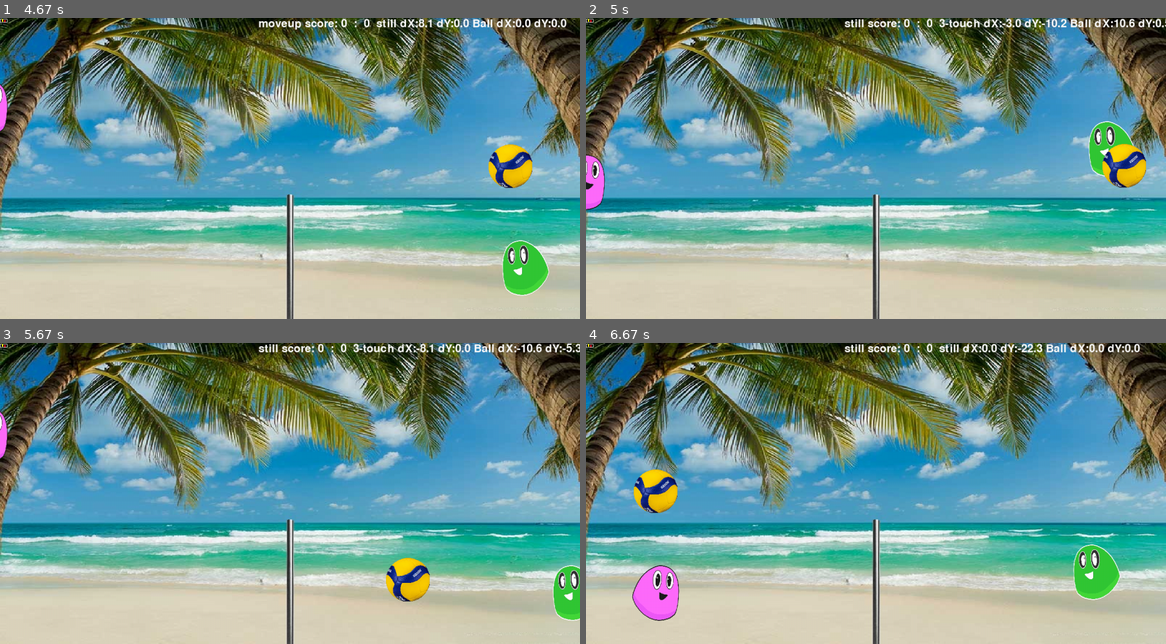
Above: before the commit, frames 1-4 (two rows, left to right).
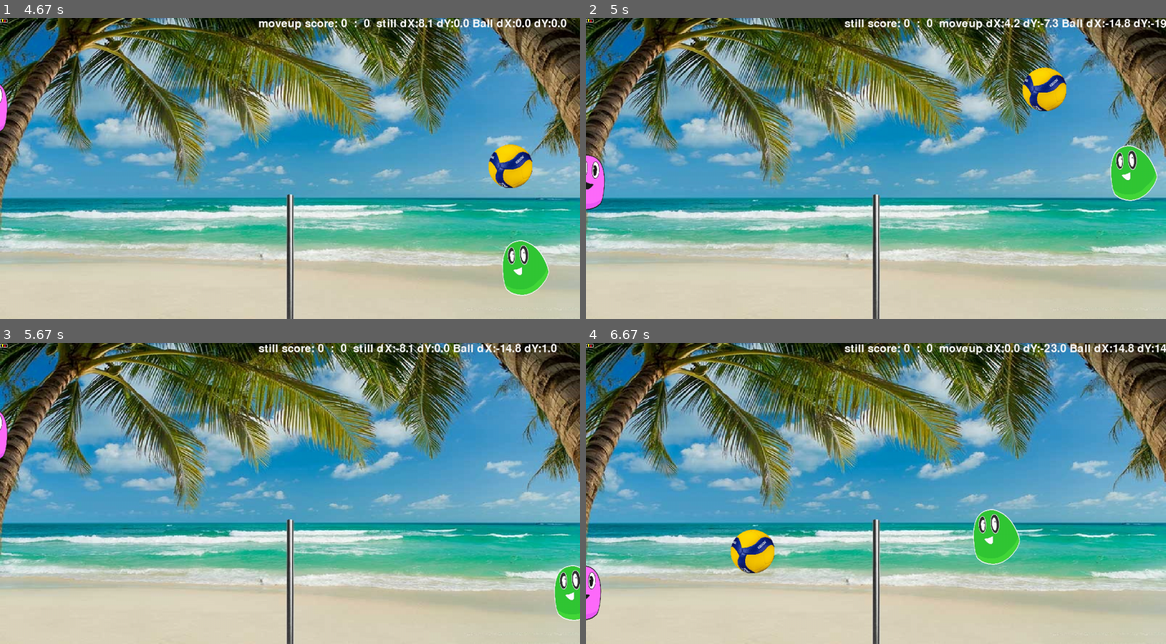
Above: after the commit, the same moments.

Repository: 3strategy/pygameBlobby
Game: pygame game, started from pyGameBlobby.py
The game is run twice, just before and just after one commit, with the same random seed, the same clock (stepped at 60 frames per second) and the same inputs.
Inputs:
- Up to frame 1 (4.67 s): hold Right 0.33-0.8 s; hold Up 0.83-1.13 s; hold Right 1.17-1.63 s; hold D 1.17-1.63 s; hold Left 1.67-2.2 s; hold A 1.67-2.2 s; tap C at 1.82, 3.22 s; hold Left 2.23-2.63 s; hold A 2.23-2.63 s; hold Up 2.67-3.03 s; hold Right 3.07-3.7 s; hold D 3.07-3.7 s; hold Left 3.73-4.2 s; hold A 3.73-4.2 s; hold Right from 4.23 s (still down); hold D from 4.23 s (still down)
- Up to frame 2 (5 s): release Right at 4.7 s; release D at 4.7 s; hold Up from 4.73 s (still down); tap C at 4.88 s
- Up to frame 3 (5.67 s): release Up at 5.03 s; hold Right 5.07-5.53 s; hold D 5.07-5.53 s; hold Left from 5.57 s (still down); hold A from 5.57 s (still down)
- Up to frame 4 (6.67 s): release Left at 6.1 s; release A at 6.1 s; hold Left 6.13-6.53 s; hold A 6.13-6.53 s; tap C at 6.28 s; hold Up from 6.57 s (still down)

Frame 1 is identical in both runs. In frame 2, 3.7% of the frame differs, in the area x 60-100%, y 0-61%; in frame 3, 1.9%; in frame 4, 6.3%, in the area x 0-100%, y 0-93%.

Commit message:
Lesson 7.1 Improve sticky ball (collision problem): Better use of inheritance and references to objects. Add update in SharedSprite, that updates both newpos and oldpos, and POINTS rect to newpos. Unified update and rollback handling on Player and Ball.

Diff:
--- a/Shared.py
+++ b/Shared.py
@@ -45,7 +45,8 @@
 
         self.image = pygame.transform.scale(self.image, (int(self.rect.width*basescale*scale), int(self.rect.height*basescale*scale)))
         self.rect = self.image.get_rect()
-
+        self.oldpos = self.rect
+        self.newpos = self.rect
         screen = pygame.display.get_surface()
         self.area = screen.get_rect()
         self.area.centery -= 50 * basescale     #move logical area up
@@ -56,8 +57,31 @@
         self.initial_wall_dist = 150 * basescale
         self.boost = False
 
+    def reinit(self):
+        self.dX = 0.0
+        self.dY = 0.0
+
+    def update(self):
+        # for rolling back in case of collision
+        self.oldpos = self.rect
+
+        # move Create a copy of rect. Only the copy is moved to the new pos.
+        self.newpos = self.rect.move(self.dX, self.dY)
+
+        # Point rect to the same object as newpos:
+        # Any action on newpos will move rect...(unlike before).
+        self.rect = self.newpos
+
+    def rollback (self, other_object = None):
+        self.rect = self.oldpos
+        self.newpos = self.oldpos
+        if other_object:
+            # tiny recursive call.
+            # recursivity stops after 1 iteration. why?
+            other_object.rollback()
+
     def accellerate(self, initialspeed, profile):
-        # apply accelleration function:
+        # apply acceleration function:
         y = initialspeed
         if profile == 1:
             a = - 0.000008 * y ** 4 - 0.000146561 * y ** 3 + 0.000800701 * y ** 2 - 0.0853439 * y - 2
--- a/ball.py
+++ b/ball.py
@@ -29,7 +29,6 @@
     def reinit(self):
         self.point_started = False
         self.point_scored = False
-        self.dX, self.dY = 0.0, 0 * basescale
         if self.lastPlayer:
             self.rect.center = (self.initial_wall_dist, self.startY)
         else:
@@ -37,6 +36,8 @@
 
         for player in self.players:
             player.reinit()
+
+        SharedSprite.reinit(self)
 
     def score(self):
         ordinal = self.area.centerx > self.rect.centerx
@@ -48,17 +49,17 @@
             self.point_scored = True
 
     def update(self, *args):
-        oldpos = self.rect
+        SharedSprite.update(self)
+        newpos, area = self.newpos, self.area
+        # you can do the above pointing but you cannot do:
+        # dY,dX = self.dY, self.dX  # WHY?
         if self.point_started and self.dY < 14 * basescale:
             self.dY += self.gravity
-        newpos = self.rect.move(self.dX, self.dY)
 
-        # Test if touching the floor
-        if newpos.bottom >= self.area.bottom:  # Ball touches the floor
-            newpos.bottom = self.area.bottom  # repositioning to a valid position.
+        # Test if touching the floor האם הכדור נוגע ברצפה
+        if newpos.bottom >= area.bottom:  # Ball touches the floor
+            newpos.bottom = area.bottom  # repositioning to a valid position.
             self.dY = -0.6 * self.dY
-
-            # give score according to court side:
             self.score()
 
             # once point was scored, start a new point when ball settles down
@@ -66,38 +67,30 @@
                 self.reinit()
                 return  # a crucial return.
 
-        # Test if flying too high
-        elif self.rect.top < -200 * basescale and self.dY < 0:
-            print(f'sky high {self.rect.top} dX:{self.dX:.1f} dY:{self.dY:.1f}')
-            self.rect.top -= self.dY
+        # Test if flying too high בדיקה אם הכדור עף גבוה מדי
+        elif newpos.top < -200 * basescale and self.dY < 0:
+            print(f'sky high {newpos.top} dX:{self.dX:.1f} dY:{self.dY:.1f}')
+            newpos.top -= self.dY
             self.dY = -self.dY
 
-        # Ball off court's sides:
-        if (newpos.right > self.area.right and self.dX > 0) or (newpos.left < 0 and self.dX < 0):
+        # Ball off court's sides: בדיקה אם הכדור פוגע בקירות
+        if (newpos.right > area.right and self.dX > 0) or (newpos.left < 0 and self.dX < 0):
             newpos.left -= self.dX
-            self.rect.left -= self.dX
             self.dX = -self.dX
-            return
 
-        # Net colision detection בדיקת התנגשות ברשת
+        # Net collision detection בדיקת התנגשות ברשת
         if overlap_net := testoverlap(self.net, self):
+            self.rollback()  # Rollback position
             if overlap_net[1] < 68 * basescale:  # real net impact means ball is touched on the side
                 self.score()
-                self.rect.left -= self.dX
                 self.dX = -0.3 * self.dX
-                return
             else:  # hit top of net
                 self.dY -= 5
-                self.rect = self.rect.move(self.dX, -10 * basescale)
-                return
 
-        self.rect = newpos
-        # Player Collision testing
+        # Player Collision testing בדיקת פגיעת שחקן בכדור
         for ordinal in range(2):
             player = self.players[ordinal]
             # overlap gets the result of the collision test and then an 'if' checks overlap
-            # if there was no collision overlap will be None (i.e. False)
-            # if there is a collision, overlap contains the information.
             if overlap := testoverlap(player, self):  # EXPRESSION ASSIGNMENT
 
                 # reset num_shots of the THE OTHER PLAYER
@@ -106,17 +99,16 @@
                 if player.num_shots > 3:
                     player.state = "3-touch"  # putting debug info here (since point is over)
                     self.score()  # give point to other side.
-                    return  # here it's just like writing else:
+                    return
 
                 self.point_started = True  # from here on gravity will apply.
-                # handle the collision:
-                # calculating the angle of collision (to bounce the ball accordingly).
+                # the effect of the collision is calculated by Impulse Equations.
                 impact_gamma = angle_ofdxdy((overlap[0] - self.dxfix, (overlap[1] - self.dyfix)))[0]
+                x = (self.dX, self.dY), (player.dX, player.dY)
+                ((self.dX, self.dY), (player.dX, player.dY)) = calc_impulse_xy1xy2(x, 1, 3.5, impact_gamma)
 
-                x = (self.dX, self.dY), (player.dX, player.dY)
-                # the effect of the collision is calculated by Impulse Equations.
-                # dX and dY of ball and player will be sent as input,
-                # and also be returned back from the impulse function.
-                ((self.dX, self.dY), (player.dX, player.dY)) = calc_impulse_xy1xy2(x, 1, 3.5, impact_gamma)
-                self.rect = oldpos
+                # rollback both Ball and Player positions
+                self.rollback(player)
+                # check no collision and break if collision to debug
+                assert not testoverlap(player, self)
                 return  # no need to check the other player.
--- a/player.py
+++ b/player.py
@@ -39,7 +39,6 @@
 
         self.gravity = gravity * 3
 
-
         self.reinit()
 
     def reinit(self):
@@ -52,6 +51,8 @@
         elif "right" == self.side:
             self.rect.midbottom = (self.area.midright[0] - self.initial_wall_dist, self.area.bottom)
             self.sign = -1
+
+        SharedSprite.reinit(self)
 
     def move(self, event: pygame.event):
         if event.type == KEYDOWN:  # we only want to trigger a move on keydown.
@@ -74,15 +75,13 @@
                 self.h_standstill()
 
     def update(self):
-        newpos = self.rect.move(self.dX, self.dY)
+        SharedSprite.update(self)
 
         if self.dX != 0:  # Player horisontal position checks:
             # avoid approaching the net   and avoid exiting the field
             if not Player.netApproach < abs(
-                    self.area.centerx - newpos.centerx) < self.area.centerx + Player.sideApproach:
-                # The preferred way of wrapping long lines is by using Python's
-                # implied line continuation inside parentheses, brackets and braces.
-                newpos.centerx -= self.dX
+                    self.area.centerx - self.newpos.centerx) < self.area.centerx + Player.sideApproach:
+                self.newpos.centerx -= self.dX
                 self.dX = 0
 
         if self.state == "moveup":
@@ -90,15 +89,14 @@
         else:
             self.dY += self.gravity
 
-        if newpos.bottom >= self.area.bottom:  # player touches the floor
-            newpos.bottom = self.area.bottom
+        if self.newpos.bottom >= self.area.bottom:  # player touches the floor
+            self.newpos.bottom = self.area.bottom
             if self.state == 'moveup':
                 self.dY = -self.speed
             else:
                 self.dY = 0
             self.canjump = True
 
-        self.rect = newpos
         pygame.event.pump()
 
     def moveup(self):
